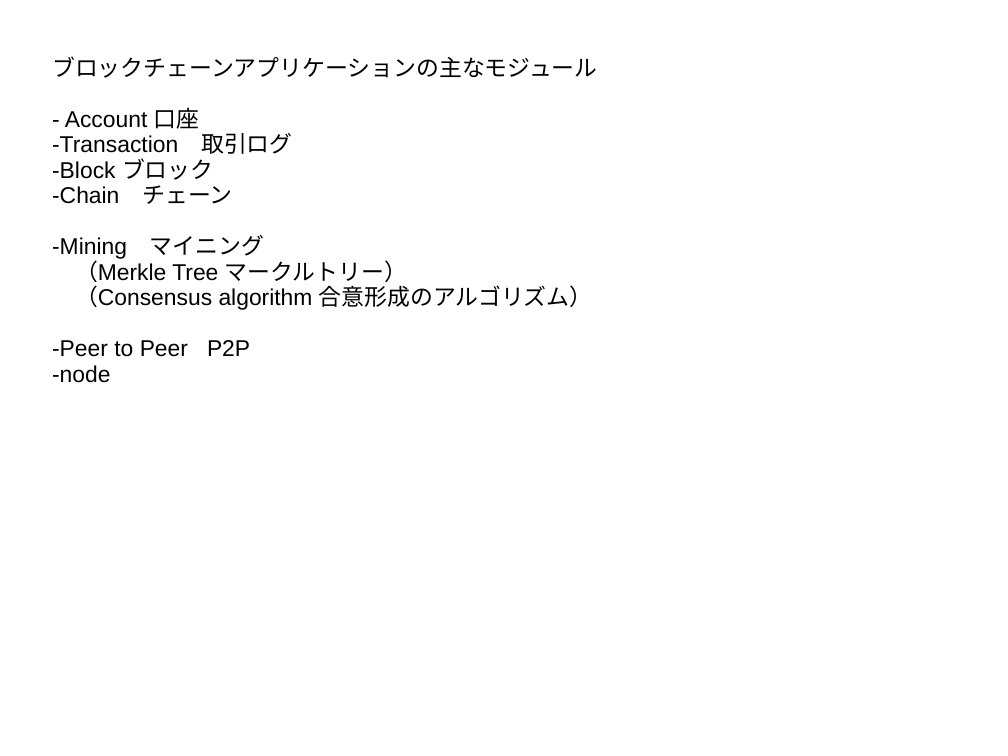
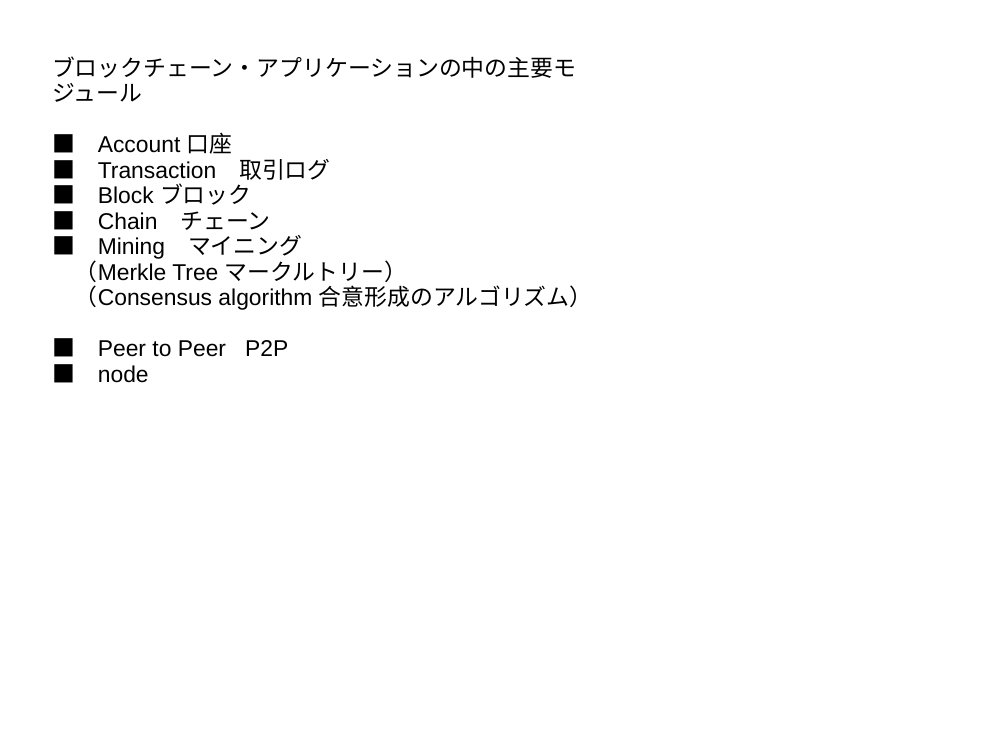
Before and after one commit to Tsukiyama-do/Luther, a slide deck: slide 1 of doc/Flips_blockchain2.pptx. Drawn at 1008x756 pixels with LibreOffice and Linux fonts; fonts in the diff are those of the drawing. Boxes give left, top, right and bottom in pixels: in the first picture for what was removed or moved away, otherwise in the second. Text is boxed around its words. In the diff, an @@ line names an element or a change of style, - is before the commit and + after.

```diff
--- a/doc/Flips_blockchain2.pptx
+++ b/doc/Flips_blockchain2.pptx
@@ text in free at bbox=[52, 56, 576, 259]: text changed @@
-ブロックチェーンアプリケーションの主なモジュール
-- Account 口座
--Transaction 取引ログ
--Block ブロック
--Chain チェーン
--Mining マイニング
+ブロックチェーン・アプリケーションの中の主要モジュール
+■ Account 口座
+■ Transaction 取引ログ
+■ Block ブロック
+■ Chain チェーン
+■ Mining マイニング
@@ text in free at bbox=[98, 340, 288, 383]: text changed @@
--Peer to Peer P2P
--node
+■ Peer to Peer P2P
+■ node
```
Also in this commit, not shown: 2 other slides changed, 1 other file.
